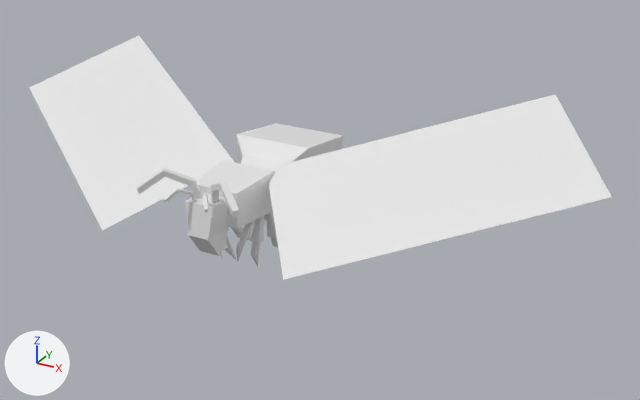
Renders of the OBJ model src/main/resources/assets/lycanitesmobs/models/entity/vespidqueen.obj from each side of a commit.
Both versions are drawn from a camera (50 mm lens) standing at (5.32, -8.18, 5.41) and looking at (0.43, 0.71, 0.97). Arrows for +X, +Y and +Z are at lower left; the lights stay in place. Materials are left out; every surface is plain grey. Where no turn or scale is listed for an object, it has been applied to the vertices.

Objects in the first picture: 'Body', 'Head', 'LegLeftBack', 'LegLeftMiddle', 'WingLeft', 'WingRight'.
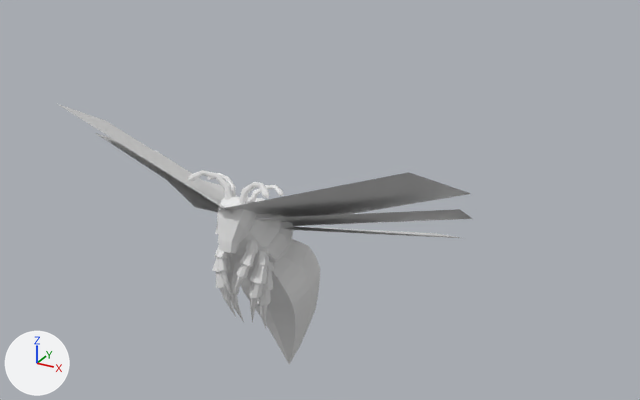
What differs and where, as boxes [x1, y1, x2, y2] in the pictures (640 x 400 px):
'WingLeft', deleted: before [266, 94, 612, 280]
'WingRight', deleted: before [29, 36, 234, 231]
'Body', reshaped (30% narrower, 58% taller): before [193, 123, 344, 228]; after [215, 197, 320, 364]
'WingLeftTop', added: after [217, 172, 471, 217]
'Head', reshaped (61% narrower, 35% shorter): before [137, 168, 240, 256]; after [217, 197, 257, 254]
'WingRightTop', added: after [58, 104, 232, 213]
'WingLeftMiddle', added: after [252, 209, 473, 226]
'LegLeftMiddle', reshaped (38% wider, 43% taller): before [250, 216, 265, 266]; after [248, 250, 269, 322]
'WingRightMiddle', added: after [96, 133, 225, 210]
'LegLeftBack', reshaped: before [264, 211, 278, 248]; after [257, 261, 274, 329]
'WingLeftBottom', added: after [284, 226, 460, 238]
'AntennaRightFront', added: after [187, 170, 233, 200]
'WingRightBottom', added: after [167, 180, 238, 212]
'AntennaLeftFront', added: after [239, 182, 269, 204]
'AntennaLeftBack', added: after [249, 185, 283, 203]
'AntennaRightBack', added: after [207, 173, 236, 197]

What changed in the scene script:
```text
Change me_body:
    remove me_body.from_pydata(...)  # 33 vertices, 62 faces; spans x -0.51..0.51, y -0.91..1.89, z 0.33..1.81
    add me_body.from_pydata(...)  # 210 vertices, 188 faces; spans x -0.47..0.47, y -0.56..0.9, z -1.55..1.23
    me_body part 1: 33 vertices removed from x -0.51..0.51, y -0.91..1.89, z 0.33..1.81; 210 vertices added at x -0.47..0.47, y -0.56..0.9, z -1.55..1.23
Change me_head:
    remove me_head.from_pydata(...)  # 76 vertices, 124 faces; spans x -0.66..0.65, y -1.449..-0.884, z 0.91..1.917
    add me_head.from_pydata(...)  # 42 vertices, 40 faces; spans x -0.194..0.194, y -0.78..-0.258, z 0.745..1.385
    me_head part 2: the whole mesh is rebuilt
Change me_legleftback:
    remove me_legleftback.from_pydata(...)  # 25 vertices, 46 faces; spans x 0.214..0.355, y -0.305..0.183, z 0.471..1.223
    add me_legleftback.from_pydata(...)  # 66 vertices, 68 faces; spans x 0.105..0.352, y -0.441..-0.143, z -0.499..0.589
    me_legleftback part 3: the whole mesh is rebuilt
Change me_legleftmiddle:
    remove me_legleftmiddle.from_pydata(...)  # 25 vertices, 46 faces; spans x 0.148..0.308, y -0.519..-0.318, z 0.437..1.228
    add me_legleftmiddle.from_pydata(...)  # 66 vertices, 68 faces; spans x 0.117..0.365, y -0.617..-0.291, z -0.287..0.74
    me_legleftmiddle part 4: the whole mesh is rebuilt
Add me_wingrighttop:
    me_wingrighttop.from_pydata([(0.09, -0.76, 1.31), (-2.26, -0.86, 2.25), (-0.18, 0.33, 0.73), (-2.54, 0.23, 1.67)], [], [(0, 1, 3, 2)])
Add me_wingrightmiddle:
    me_wingrightmiddle.from_pydata([(-0.29, -0.61, 1.22), (-2.5, -0.02, 1.58), (-0.11, 0.39, 0.66), (-2.33, 0.98, 1.03)], [], [(0, 1, 3, 2)])
Add me_wingrightbottom:
    me_wingrightbottom.from_pydata([(-0.64, -0.43, 1.09), (-2.29, 0.86, 0.81), (0.0, 0.31, 0.69), (-1.65, 1.6, 0.42)], [], [(0, 1, 3, 2)])
Add me_winglefttop:
    me_winglefttop.from_pydata([(-0.09, -0.76, 1.31), (2.26, -0.86, 2.25), (0.18, 0.33, 0.73), (2.54, 0.23, 1.67)], [], [(0, 1, 3, 2)])
Add me_wingleftmiddle:
    me_wingleftmiddle.from_pydata([(0.29, -0.61, 1.22), (2.5, -0.02, 1.58), (0.11, 0.39, 0.66), (2.33, 0.98, 1.03)], [], [(0, 1, 3, 2)])
Add me_wingleftbottom:
    me_wingleftbottom.from_pydata([(0.64, -0.43, 1.09), (2.29, 0.86, 0.81), (0.0, 0.31, 0.69), (1.65, 1.6, 0.42)], [], [(0, 1, 3, 2)])
Remove ob_wingleft:
    ob_wingleft = bpy.data.objects.new('WingLeft', me_wingleft)
Remove ob_wingright:
    ob_wingright = bpy.data.objects.new('WingRight', me_wingright)
Add ob_wingrighttop:
    ob_wingrighttop = bpy.data.objects.new('WingRightTop', me_wingrighttop)
    ob_wingrighttop.location = (0.0, 0.0, 0.0)
Add ob_wingrightmiddle:
    ob_wingrightmiddle = bpy.data.objects.new('WingRightMiddle', me_wingrightmiddle)
    ob_wingrightmiddle.location = (0.0, 0.0, 0.0)
Add ob_wingrightbottom:
    ob_wingrightbottom = bpy.data.objects.new('WingRightBottom', me_wingrightbottom)
    ob_wingrightbottom.location = (0.0, 0.0, 0.0)
Add ob_winglefttop:
    ob_winglefttop = bpy.data.objects.new('WingLeftTop', me_winglefttop)
    ob_winglefttop.location = (0.0, 0.0, 0.0)
Add ob_wingleftmiddle:
    ob_wingleftmiddle = bpy.data.objects.new('WingLeftMiddle', me_wingleftmiddle)
    ob_wingleftmiddle.location = (0.0, 0.0, 0.0)
Add ob_wingleftbottom:
    ob_wingleftbottom = bpy.data.objects.new('WingLeftBottom', me_wingleftbottom)
    ob_wingleftbottom.location = (0.0, 0.0, 0.0)
Add ob_antennarightfront:
    ob_antennarightfront = bpy.data.objects.new('AntennaRightFront', me_antennarightfront)  # 49 vertices, 48 faces; spans x -0.547..-0.039, y -0.677..-0.449, z 1.297..1.659
    ob_antennarightfront.location = (0.0, 0.0, 0.0)
Add ob_antennarightback:
    ob_antennarightback = bpy.data.objects.new('AntennaRightBack', me_antennarightback)  # 49 vertices, 48 faces; spans x -0.527..-0.091, y -0.423..-0.246, z 1.263..1.525
    ob_antennarightback.location = (0.0, 0.0, 0.0)
Add ob_antennaleftfront:
    ob_antennaleftfront = bpy.data.objects.new('AntennaLeftFront', me_antennaleftfront)  # 49 vertices, 48 faces; spans x 0.039..0.547, y -0.677..-0.449, z 1.297..1.659
    ob_antennaleftfront.location = (0.0, 0.0, 0.0)
Add ob_antennaleftback:
    ob_antennaleftback = bpy.data.objects.new('AntennaLeftBack', me_antennaleftback)  # 49 vertices, 48 faces; spans x 0.091..0.527, y -0.423..-0.246, z 1.263..1.525
    ob_antennaleftback.location = (0.0, 0.0, 0.0)
```
